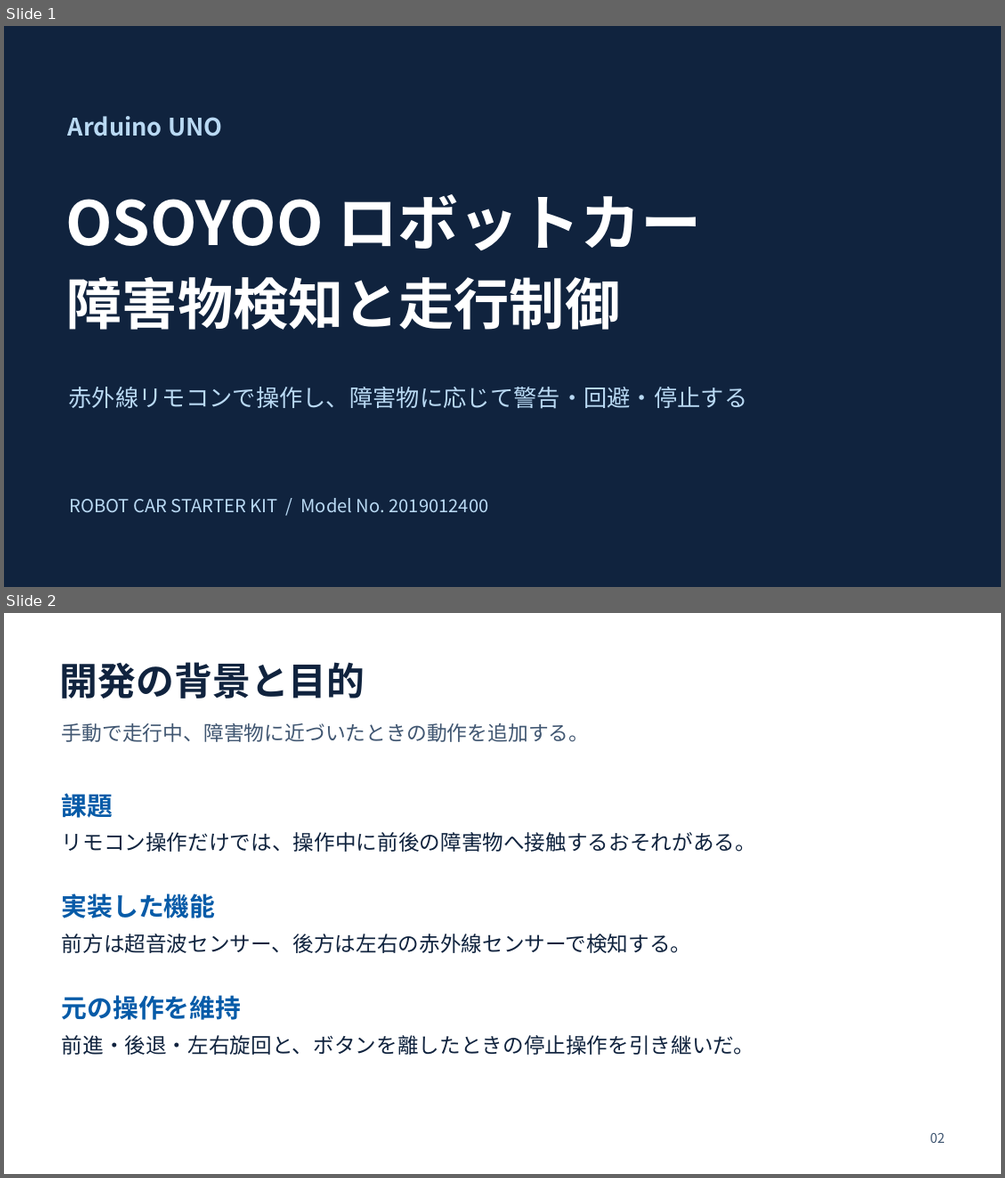
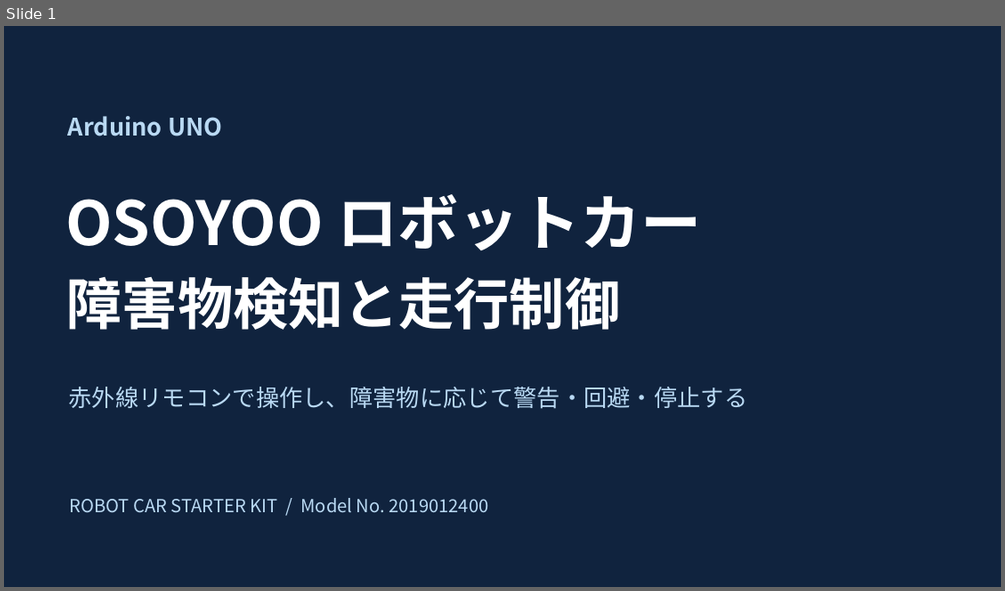
Before and after one commit to aaa1550/-, a slide deck: docs/files/OSOYOO_robot_car_presentation.pptx. Shown one above the other, each under a label of ours: slides 1 and 2 before the commit, slide 1 after it. The pictures are 1005x1178 and 1005x591 pixels, drawn with LibreOffice and Linux fonts; fonts in the diff are those of the drawing. Boxes give left, top, right and bottom in pixels: in the first picture for what was removed or moved away, otherwise in the second. Text is boxed around its words. In the diff, an @@ line names an element or a change of style, - is before the commit and + after.

```diff
--- a/docs/files/OSOYOO_robot_car_presentation.pptx
+++ b/docs/files/OSOYOO_robot_car_presentation.pptx
@@ slide 2 removed at <box>4,613,1001,1174</box>, background #FFFFFF @@
@@ text removed at <box>60,662,365,698</box> @@
-開発の背景と目的
@@ text removed at <box>62,723,590,742</box> @@
-手動で走行中、障害物に近づいたときの動作を追加する。
@@ text removed at <box>62,789,113,822</box> @@
-課題
@@ text removed at <box>62,832,756,852</box> @@
-リモコン操作だけでは、操作中に前後の障害物へ接触するおそれがある。
@@ text removed at <box>62,893,216,918</box> @@
-実装した機能
@@ text removed at <box>62,933,692,953</box> @@
-前方は超音波センサー、後方は左右の赤外線センサーで検知する。
@@ text removed at <box>62,995,242,1020</box> @@
-元の操作を維持
@@ text removed at <box>62,1035,755,1054</box> @@
-前進・後退・左右旋回と、ボタンを離したときの停止操作を引き継いだ。
@@ text removed at <box>930,1133,945,1143</box> @@
-02
```
Also in this commit, not shown: 3 slides changed, 5 slides added, 6 other slides removed, 1 other file.
